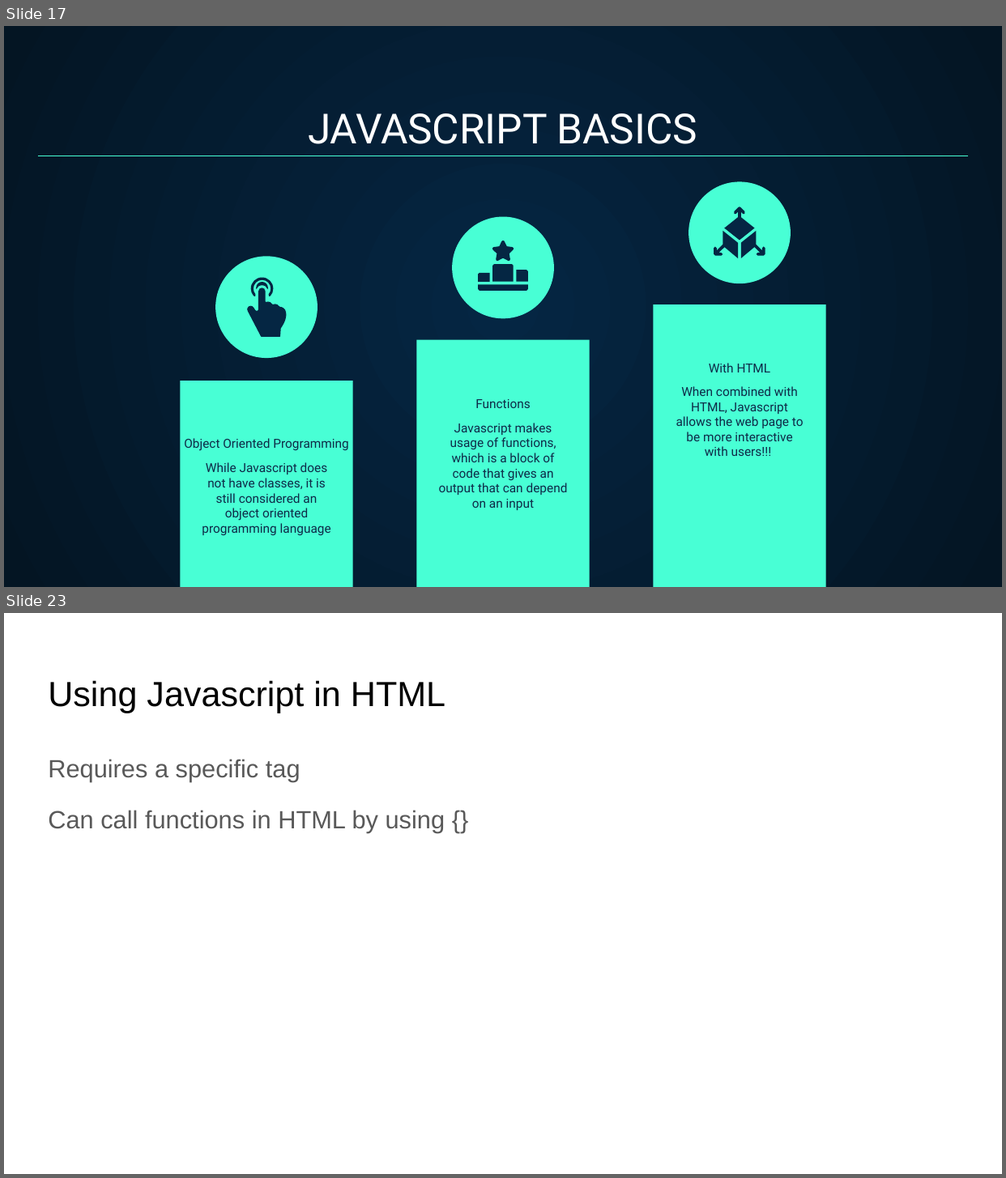
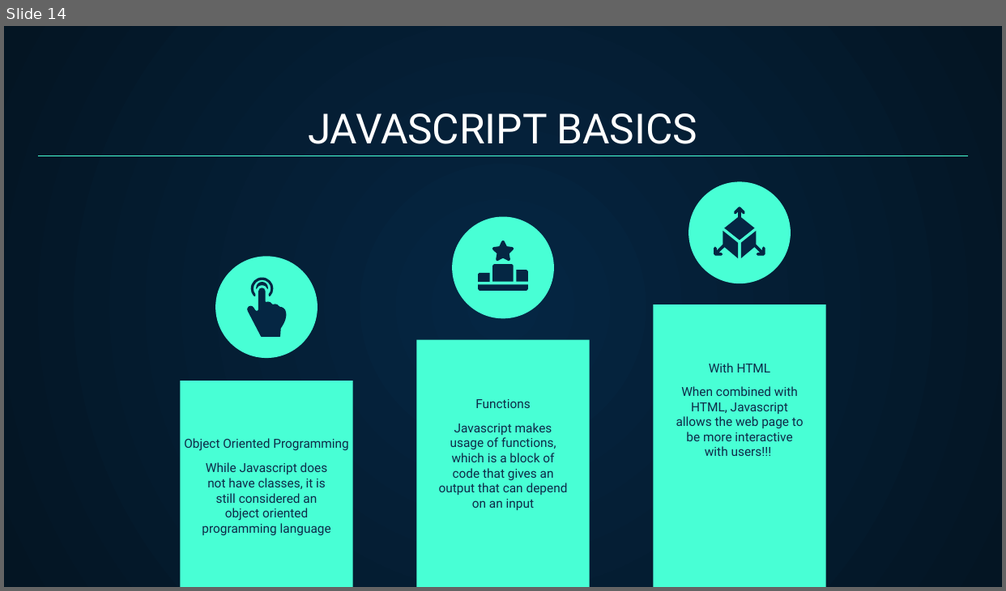
Before and after one commit to jarsnow/bugSmashers, a slide deck: bugsmashers_2024-2025/Web Development/Web Development.pptx. Shown one above the other, each under a label of ours: slides 17 and 23 before the commit, slide 14 after it; the slides between them are not shown. The pictures are 1006x1178 and 1006x591 pixels, drawn with LibreOffice and Linux fonts; fonts in the diff are those of the drawing. Boxes give left, top, right and bottom in pixels: in the first picture for what was removed or moved away, otherwise in the second. Text is boxed around its words. In the diff, an @@ line names an element or a change of style, - is before the commit and + after.

```diff
--- a/bugsmashers_2024-2025/Web Development/Web Development.pptx
+++ b/bugsmashers_2024-2025/Web Development/Web Development.pptx
@@ slide 23 removed at bbox=[4, 613, 1002, 1174], background #FFFFFF @@
@@ title removed at bbox=[48, 680, 445, 713] @@
-Using Javascript in HTML
@@ text removed at bbox=[48, 759, 445, 833] @@
-Requires a specific tag
-Can call functions in HTML by using {}
@@ what was slide 17 is now slide 14 @@
```
Also in this commit, not shown: 4 slides changed, 8 slides added, 13 other slides removed.
